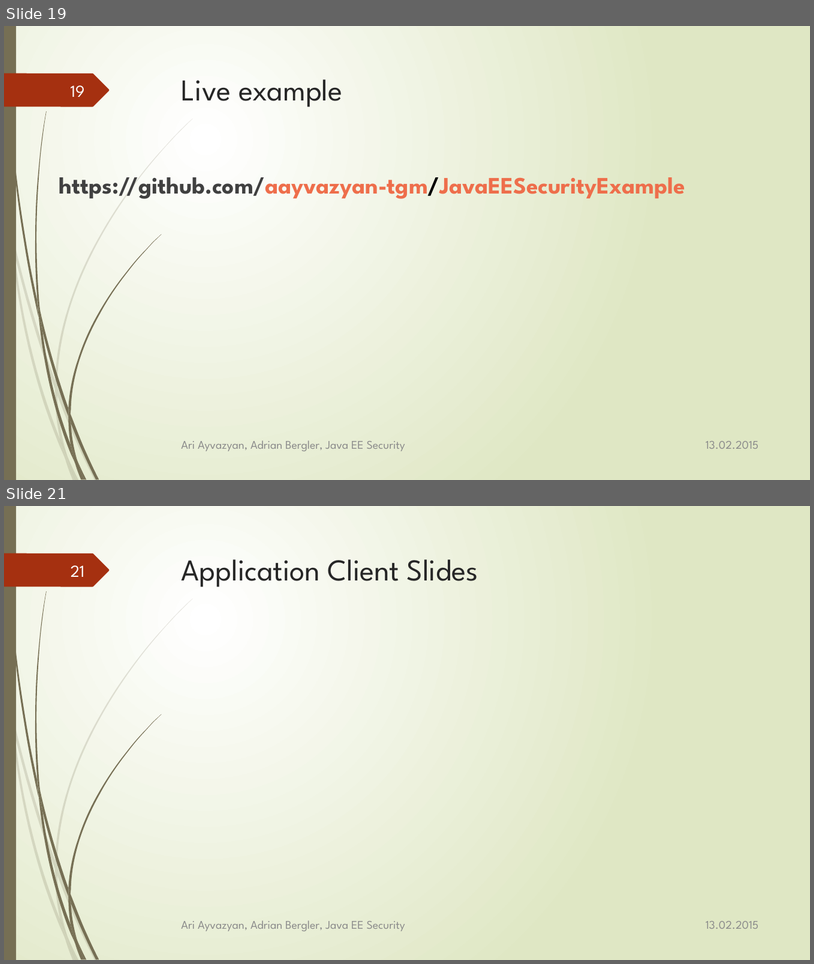
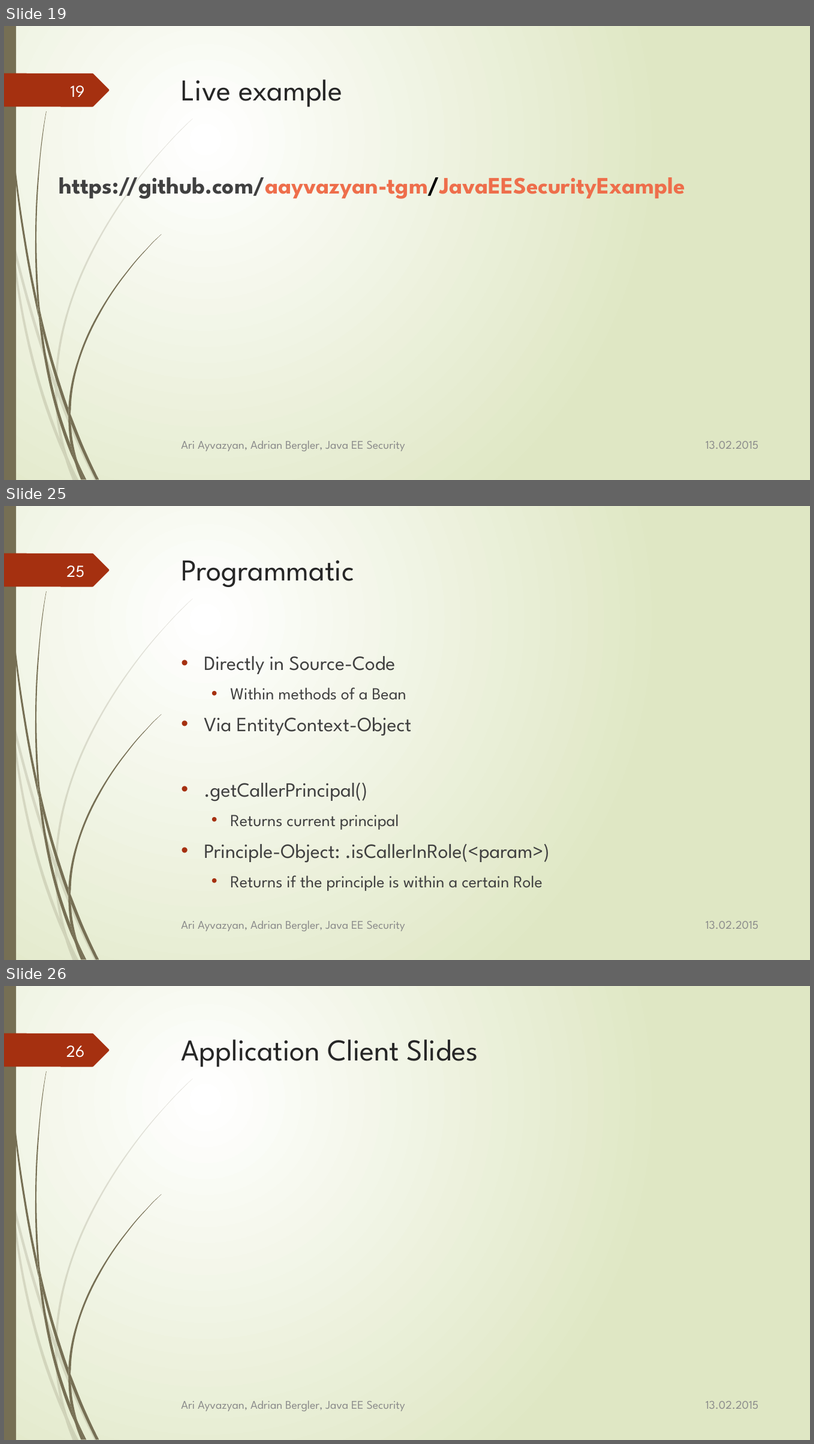
Before and after one commit to aayvazyan-tgm/JavaEESecurityExample, a slide deck: doc/Java EE - Security.pptx. Shown one above the other, each under a label of ours: slides 19 and 21 before the commit, slides 19, 25 and 26 after it; the slides between them are not shown. The pictures are 814x964 and 814x1444 pixels, drawn with LibreOffice and Linux fonts; fonts in the diff are those of the drawing. Boxes give left, top, right and bottom in pixels: in the first picture for what was removed or moved away, otherwise in the second. Text is boxed around its words. In the diff, an @@ line names an element or a change of style, - is before the commit and + after.

```diff
--- a/doc/Java EE - Security.pptx
+++ b/doc/Java EE - Security.pptx
@@ slide 25 added at (4, 506, 810, 960), background gradient #FFFFFF to #DFE8C4; not listed: 24 template elements that a slide beside it also shows @@
@@ page number added at (66, 565, 84, 577), 20 pt, text #FEFFFF @@
+25
@@ title added at (182, 560, 354, 587), 36 pt, text #262626 @@
+Programmatic
@@ text added at (204, 656, 550, 891), 24 pt, text #404040 @@
+• Directly in Source-Code
+  • Within methods of a Bean
+• Via EntityContext-Object
+• .getCallerPrincipal()
+  • Returns current principal
+• Principle-Object: .isCallerInRole(<param>)
+  • Returns if the principle is within a certain Role
@@ text added at (181, 920, 405, 931), 14 pt, text #8C8C8C @@
+Ari Ayvazyan, Adrian Bergler, Java EE Security
@@ text added at (706, 921, 759, 928), 14 pt, text #8C8C8C @@
+13.02.2015
@@ what was slide 21 is now slide 26 @@
@@ page number at (66, 1045, 85, 1057): text changed @@
-21
+26
```
Also in this commit, not shown: 2 slides changed, 4 other slides added, 2 other files.
